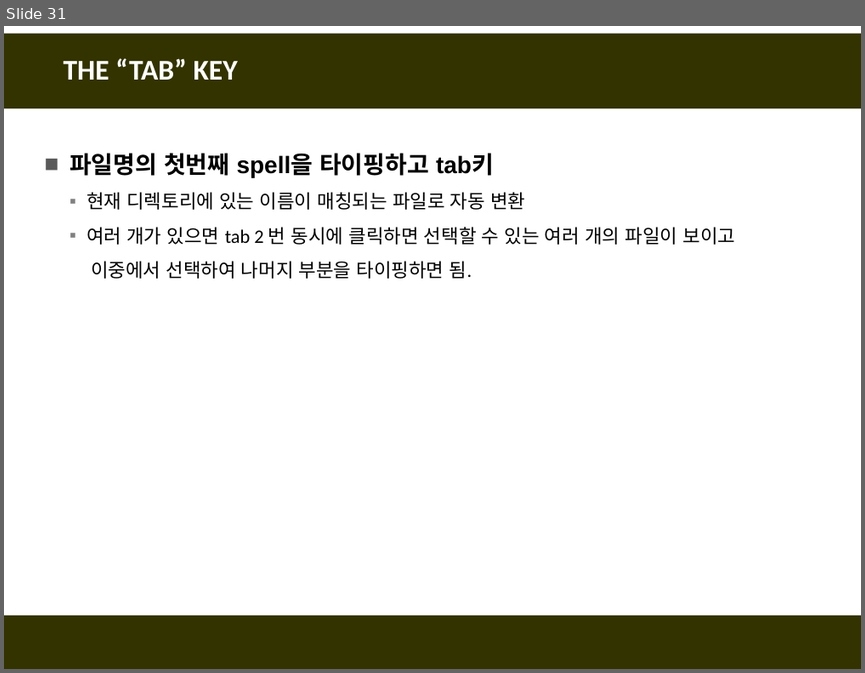
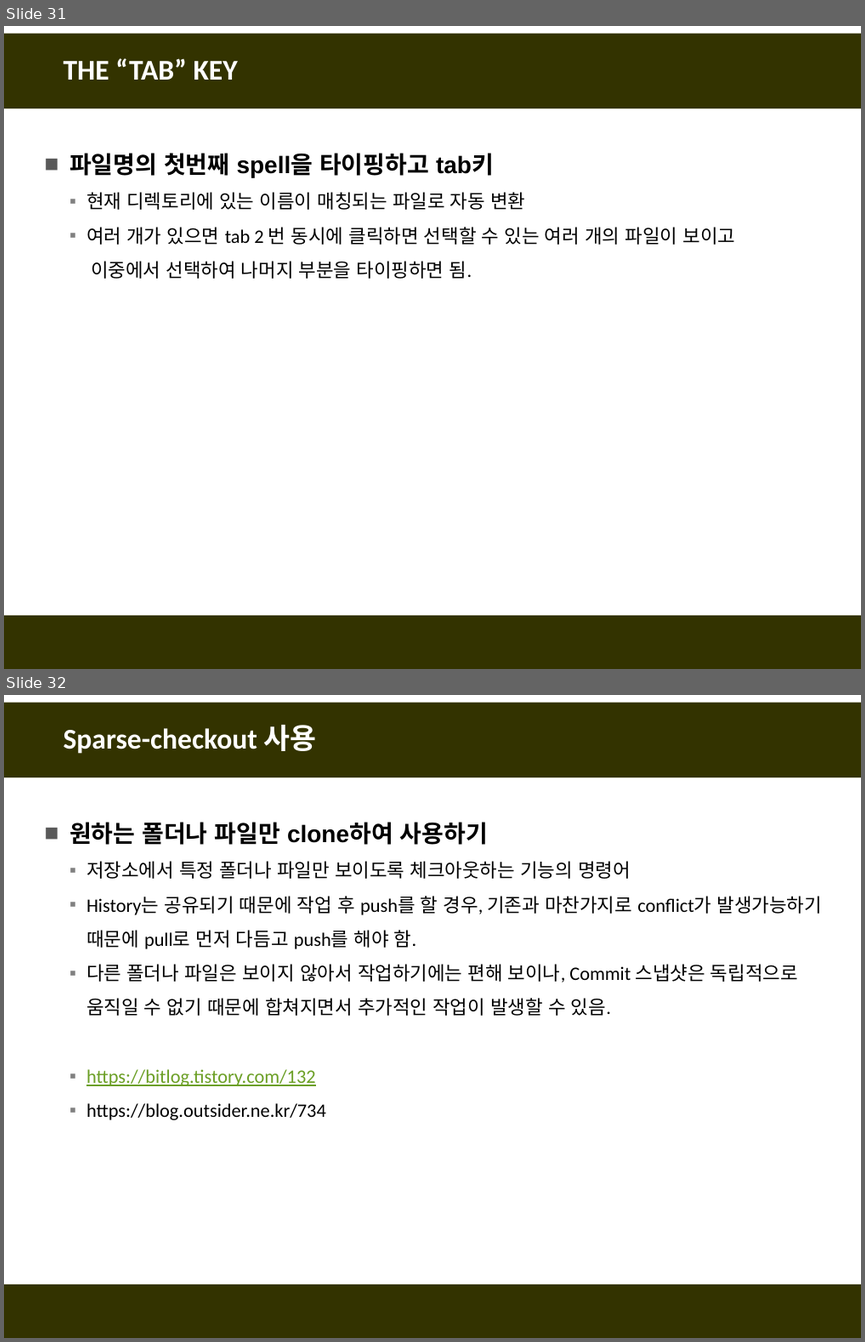
Before and after one commit to fasthill/github-lecture, a slide deck: git및github첫걸음11-명령어모음.pptx. Shown one above the other, each under a label of ours: slide 31 before the commit, slides 31 and 32 after it. The pictures are 865x673 and 865x1342 pixels, drawn with LibreOffice and Linux fonts; fonts in the diff are those of the drawing. Boxes give left, top, right and bottom in pixels: in the first picture for what was removed or moved away, otherwise in the second. Text is boxed around its words. In the diff, an @@ line names an element or a change of style, - is before the commit and + after.

```diff
--- a/git및github첫걸음11-명령어모음.pptx
+++ b/git및github첫걸음11-명령어모음.pptx
@@ slide 32 added at [4,695,861,1338], background #FFFFFF; not listed: 2 template elements that a slide beside it also shows @@
@@ title added at [64,725,317,754], 24 pt, text #FFFFFF, bold @@
+Sparse-checkout 사용
@@ text added at [69,822,822,1120], 16 pt, text #000000 @@
+■ 원하는 폴더나 파일만 clone하여 사용하기
+  ▪ 저장소에서 특정 폴더나 파일만 보이도록 체크아웃하는 기능의 명령어
+  ▪ History는 공유되기 때문에 작업 후 push를 할 경우, 기존과 마찬가지로 conflict가 발생가능하기 때문에 pull로 먼저 다듬고 push를 해야 함.
+  ▪ 다른 폴더나 파일은 보이지 않아서 작업하기에는 편해 보이나, Commit 스냅샷은 독립적으로 움직일 수 없기 때문에 합쳐지면서 추가적인 작업이 발생할 수 있음.
+  ▪ https://bitlog.tistory.com/132
+  ▪ https://blog.outsider.ne.kr/734
```
Also in this commit, not shown: 4 other slides added.
